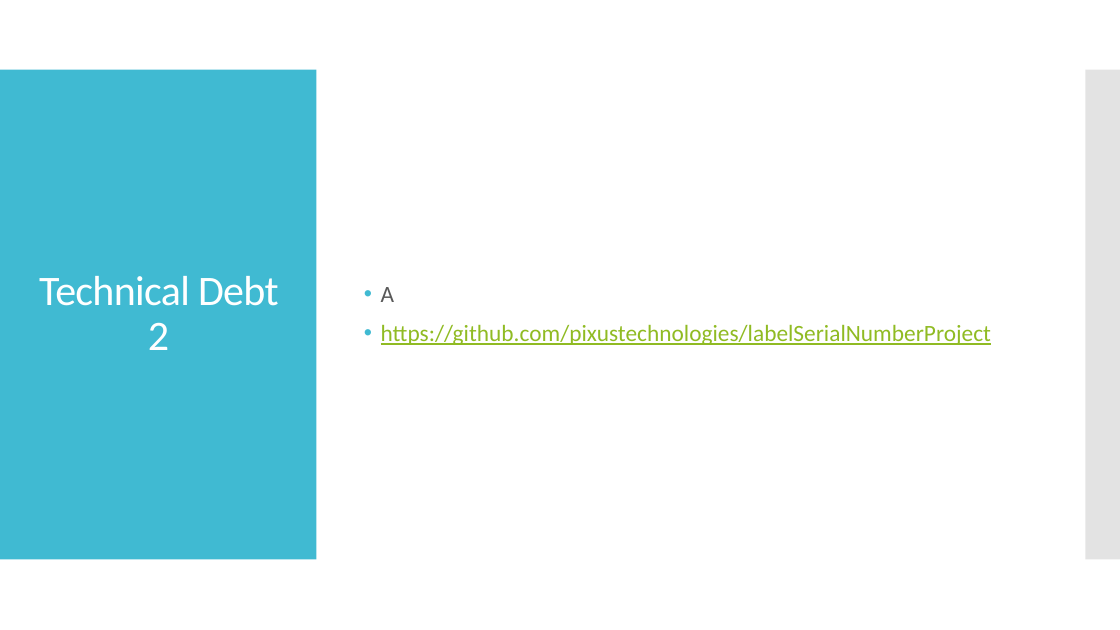
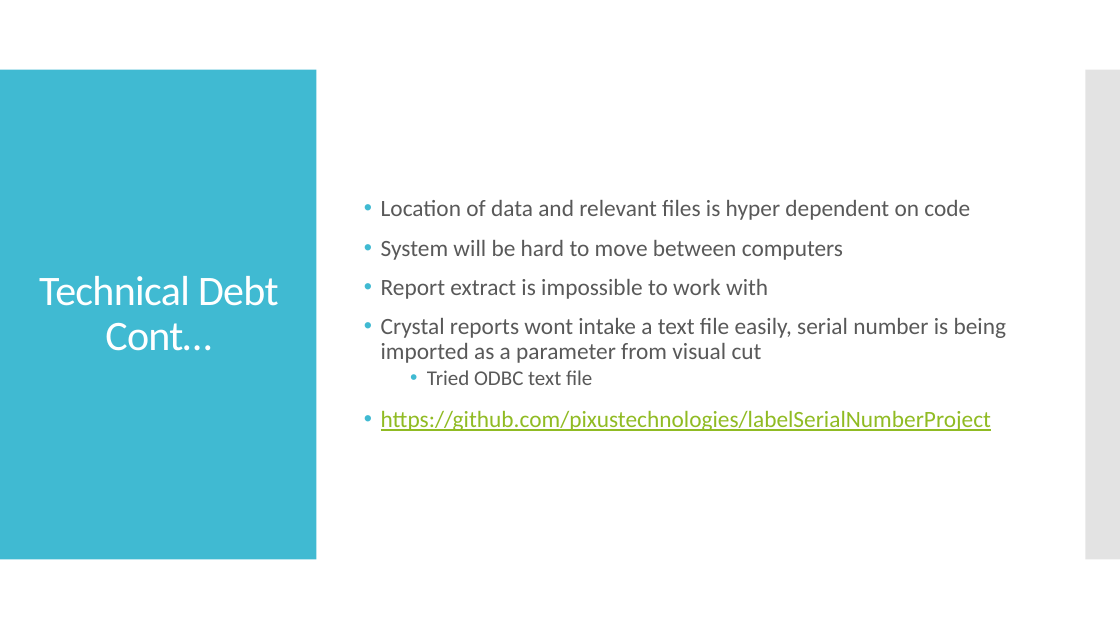
Before and after one commit to pixustechnologies/labelSerialNumberProject, a slide deck: slide 16 of LabelSerialNumberChangeProposal.pptx (slide 12 before the commit). Drawn at 1120x630 pixels with LibreOffice and Linux fonts; fonts in the diff are those of the drawing. Boxes give left, top, right and bottom in pixels: in the first picture for what was removed or moved away, otherwise in the second. Text is boxed around its words. In the diff, an @@ line names an element or a change of style, - is before the commit and + after.

```diff
--- a/LabelSerialNumberChangeProposal.pptx
+++ b/LabelSerialNumberChangeProposal.pptx
@@ text at (381, 200, 1006, 385): text changed @@
-• A
+• Location of data and relevant files is hyper dependent on code
+• System will be hard to move between computers
+• Report extract is impossible to work with
+• Crystal reports wont intake a text file easily, serial number is being imported as a parameter from visual cut
+  • Tried ODBC text file
@@ title at (39, 276, 279, 351): text changed @@
-Technical Debt 2
+Technical Debt Cont…
```
Also in this commit, not shown: 9 other slides changed, 4 slides added, 12 other files.
